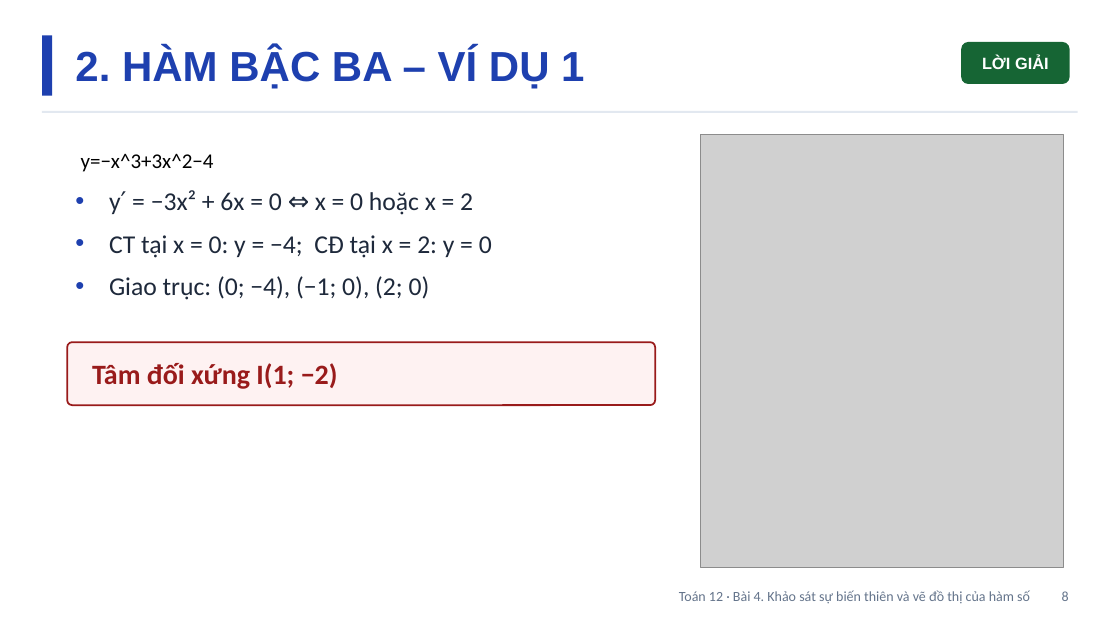
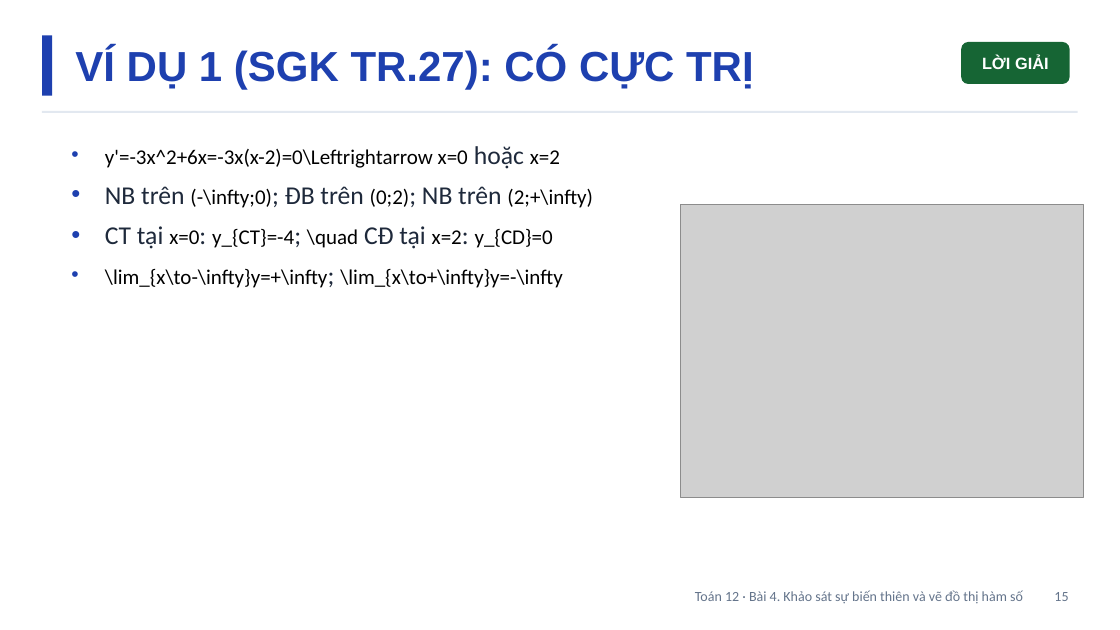
Before and after one commit to Trangtu66/Taode_thi_online, a slide deck: slide 15 of mon/toan/slide/lop12/Slide_TOAN12_Bai4_T14-18.pptx (slide 8 before the commit). Drawn at 1120x630 pixels with LibreOffice and Linux fonts; fonts in the diff are those of the drawing; grey boxes stand for pictures. Boxes give left, top, right and bottom in pixels: in the first picture for what was removed or moved away, otherwise in the second. Text is boxed around its words. In the diff, an @@ line names an element or a change of style, - is before the commit and + after.

```diff
--- a/mon/toan/slide/lop12/Slide_TOAN12_Bai4_T14-18.pptx
+++ b/mon/toan/slide/lop12/Slide_TOAN12_Bai4_T14-18.pptx
@@ text at (75,48,754,90): text changed @@
-2. HÀM BẬC BA – VÍ DỤ 1
+VÍ DỤ 1 (SGK TR.27): CÓ CỰC TRỊ
@@ text at (105,146,593,288): text changed; size 22 to 18 pt; text colour #1E293B to #000000 @@
-y=−x^3+3x^2−4
-• y′ = −3x² + 6x = 0 ⇔ x = 0 hoặc x = 2
-• CT tại x = 0: y = −4; CĐ tại x = 2: y = 0
-• Giao trục: (0; −4), (−1; 0), (2; 0)
+• y'=-3x^2+6x=-3x(x-2)=0\Leftrightarrow x=0 hoặc x=2
+• NB trên (-\infty;0); ĐB trên (0;2); NB trên (2;+\infty)
+• CT tại x=0: y_{CT}=-4; \quad CĐ tại x=2: y_{CD}=0
+• \lim_{x\to-\infty}y=+\infty; \lim_{x\to+\infty}y=-\infty
@@ picture: place and size @@
-picture at (701,134,1064,567)
+picture at (681,204,1084,497)
@@ rounded rectangle removed at (67,342,655,405) @@
@@ text removed at (92,363,338,389) @@
-Tâm đối xứng I(1; −2)
@@ text at (695,590,1068,603): text changed @@
-Toán 12 · Bài 4. Khảo sát sự biến thiên và vẽ đồ thị của hàm số 8
+Toán 12 · Bài 4. Khảo sát sự biến thiên và vẽ đồ thị hàm số 15
```
Also in this commit, not shown: 22 other slides changed, 42 slides added, 1 slide removed.
